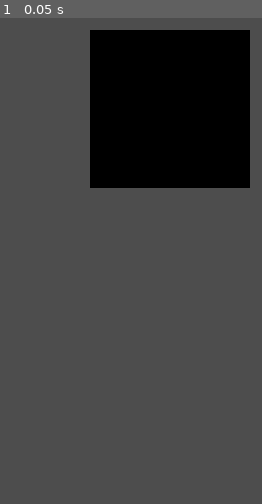
Above: before the commit, frame 1.
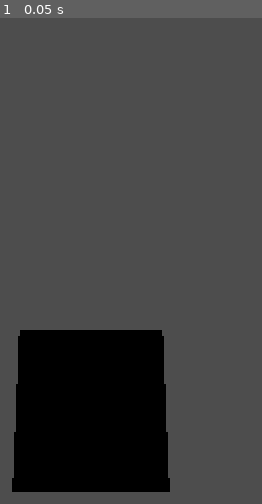
Above: after the commit, the same moment.

Repository: tcilered/Cookletropit
Game: Godot game, scene res://world.tscn
The game is run twice, just before and just after one commit, with the same random seed, the same clock (stepped at 60 frames per second) and the same inputs.
Inputs:
- Up to frame 1 (0.05 s): no input

The runs differ from the first frame. In frame 1, 39% of the frame differs, in the area x 4-96%, y 2-98%.

Commit message:
mouse object detection
mouse object detection, signals by turning red and scaling by 1 and printing detection

Diff:
--- /dev/null
+++ b/mouse_area_3d.gd
@@ -0,0 +1,31 @@
+extends Area3D
+
+func _ready():
+	# Connect the built-in mouse signals to our custom functions
+	mouse_entered.connect(_on_mouse_entered)
+	mouse_exited.connect(_on_mouse_exited)
+
+func _on_mouse_entered():
+	print("Mouse hovered over the 3D object!")
+
+	# Make the object slightly larger uniformly across X, Y, and Z axes
+	scale = Vector3(1, 1, 1)
+
+	# 1. Target the visual node named "cube" (lowercase c)
+	var base_material = $Cube.mesh.surface_get_material(0)
+
+	if base_material:
+		var hover_material = base_material.duplicate()
+		hover_material.albedo_color = Color(1, 0, 0) # Red
+
+		# 2. Apply it to the visual node named "cube"
+		$Cube.set_surface_override_material(0, hover_material)
+
+func _on_mouse_exited():
+	print("Mouse left the 3D object.")
+
+	# Revert the size back to normal
+	scale = Vector3(1.0, 1.0, 1.0)
+
+	# Remove the override from the visual node named "cube" to revert the color
+	$Cube.set_surface_override_material(0, null)
--- /dev/null
+++ b/mouse_detection_area_3d.tscn
@@ -0,0 +1,21 @@
+[gd_scene format=3 uid="uid://tgaplmhhq0bd"]
+
+[ext_resource type="Script" uid="uid://dfmubxxmoptbe" path="res://mouse_area_3d.gd" id="1_ngc87"]
+
+[sub_resource type="ConcavePolygonShape3D" id="ConcavePolygonShape3D_twgq8"]
+data = PackedVector3Array(-0.5, 0.5, 0.5, 0.5, 0.5, 0.5, -0.5, -0.5, 0.5, 0.5, 0.5, 0.5, 0.5, -0.5, 0.5, -0.5, -0.5, 0.5, 0.5, 0.5, -0.5, -0.5, 0.5, -0.5, 0.5, -0.5, -0.5, -0.5, 0.5, -0.5, -0.5, -0.5, -0.5, 0.5, -0.5, -0.5, 0.5, 0.5, 0.5, 0.5, 0.5, -0.5, 0.5, -0.5, 0.5, 0.5, 0.5, -0.5, 0.5, -0.5, -0.5, 0.5, -0.5, 0.5, -0.5, 0.5, -0.5, -0.5, 0.5, 0.5, -0.5, -0.5, -0.5, -0.5, 0.5, 0.5, -0.5, -0.5, 0.5, -0.5, -0.5, -0.5, 0.5, 0.5, 0.5, -0.5, 0.5, 0.5, 0.5, 0.5, -0.5, -0.5, 0.5, 0.5, -0.5, 0.5, -0.5, 0.5, 0.5, -0.5, -0.5, -0.5, 0.5, 0.5, -0.5, 0.5, -0.5, -0.5, -0.5, 0.5, -0.5, 0.5, 0.5, -0.5, -0.5, -0.5, -0.5, -0.5)
+
+[sub_resource type="StandardMaterial3D" id="StandardMaterial3D_ngc87"]
+albedo_color = Color(0.66048694, 0.37293017, 0.22348496, 1)
+
+[sub_resource type="BoxMesh" id="BoxMesh_71xl5"]
+material = SubResource("StandardMaterial3D_ngc87")
+
+[node name="Area3D" type="Area3D" unique_id=1931984631]
+script = ExtResource("1_ngc87")
+
+[node name="cube" type="CollisionShape3D" parent="." unique_id=399961867]
+shape = SubResource("ConcavePolygonShape3D_twgq8")
+
+[node name="Cube" type="MeshInstance3D" parent="." unique_id=339416613]
+mesh = SubResource("BoxMesh_71xl5")
--- a/world.tscn
+++ b/world.tscn
@@ -1,6 +1,7 @@
 [gd_scene format=3 uid="uid://ysy087q5lxo2"]
 
 [ext_resource type="Script" uid="uid://sgnxw43vjgit" path="res://camera_node.gd" id="1_f3sb7"]
+[ext_resource type="PackedScene" uid="uid://tgaplmhhq0bd" path="res://mouse_detection_area_3d.tscn" id="2_fj7yv"]
 
 [node name="Node3D" type="Node3D" unique_id=1769170537]
 
@@ -9,6 +10,6 @@
 script = ExtResource("1_f3sb7")
 
 [node name="Camera3D" type="Camera3D" parent="Node3D" unique_id=176010044]
-transform = Transform3D(1, 0, 0, 0, -4.371139e-08, 3.1947165, 0, -1, -1.36824e-08, 0, 3.1532278, 0)
+transform = Transform3D(1, 0, 0, 0, 0.7660444, 2.053524, 0, -0.6427875, 2.4472947, 0, 3.1532278, 0)
 
-[node name="CSGPolygon3D" type="CSGPolygon3D" parent="." unique_id=1869941687]
+[node name="Mouse_detection_area3D" parent="." unique_id=1931984631 instance=ExtResource("2_fj7yv")]
Not shown, added: mouse_area_3d.gd.uid
